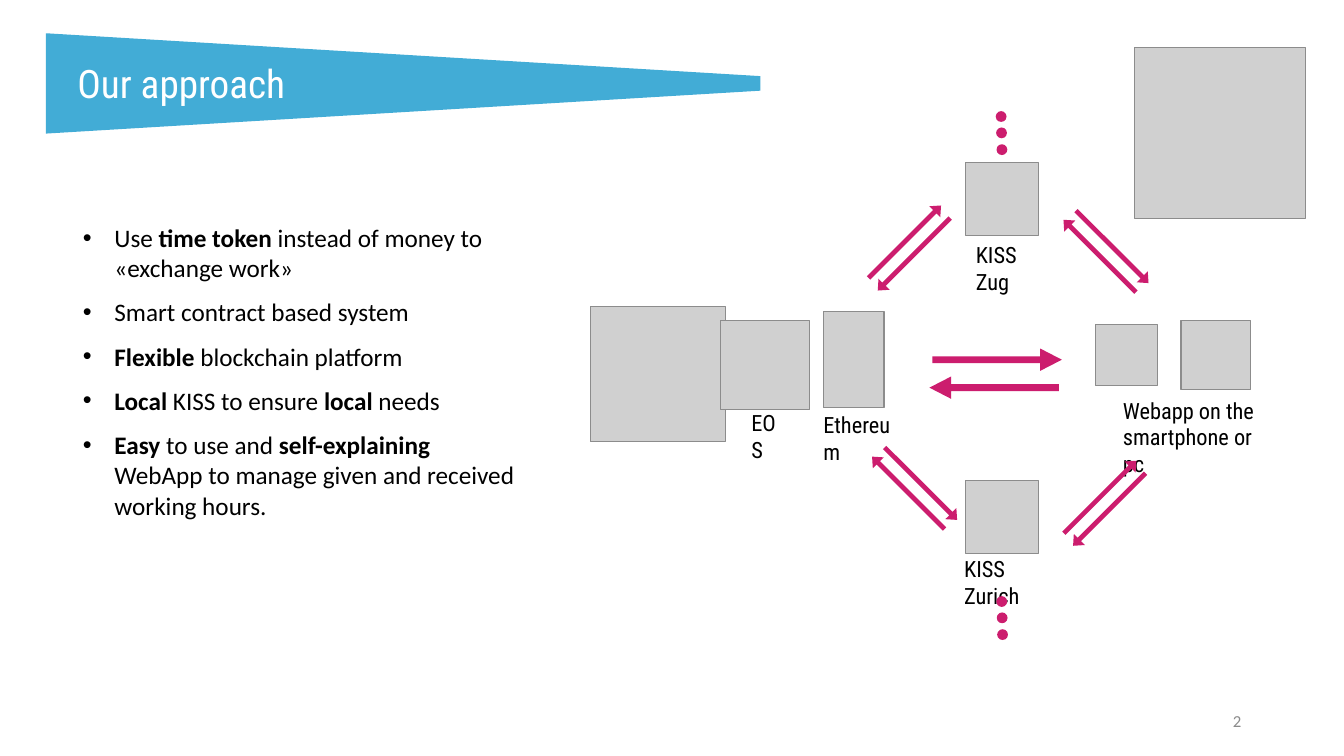
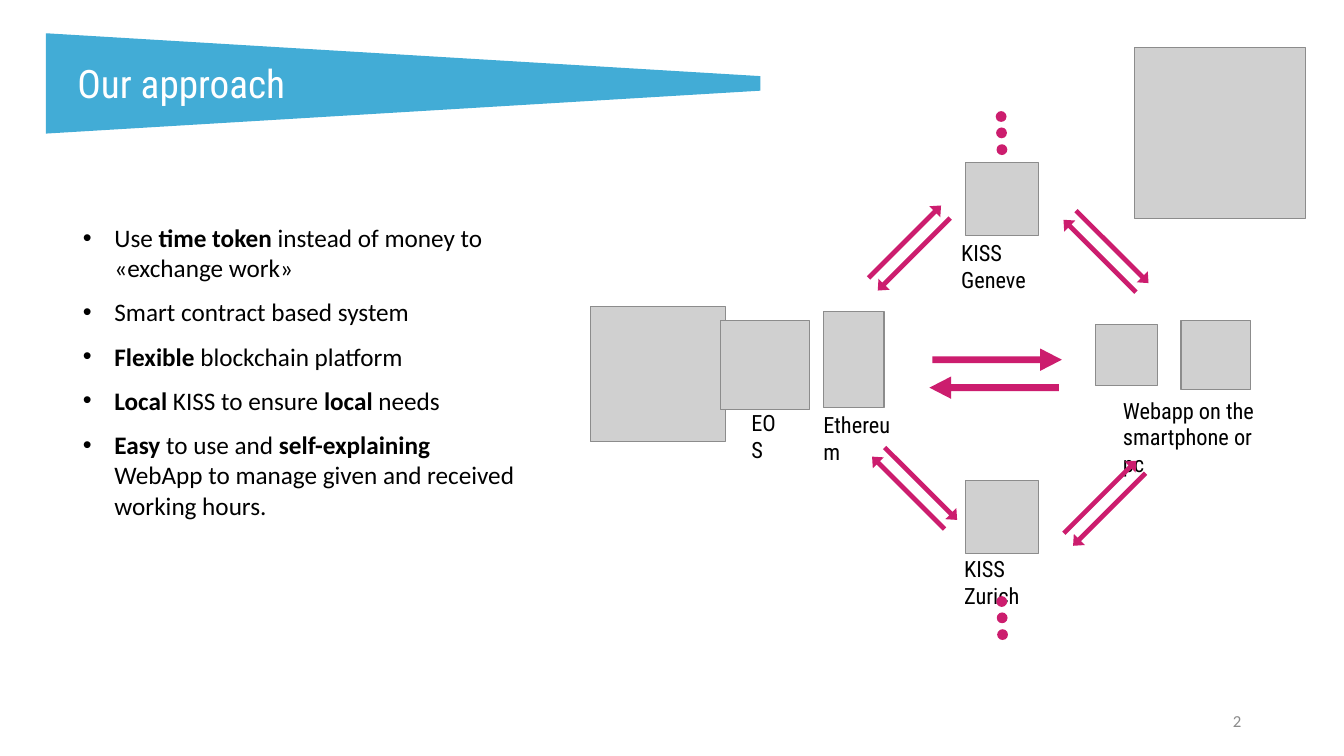
Before and after one commit to betherworld/INplusONE, a slide deck: slide 2 of KISS Challenge Presentation.pptx. Drawn at 1344x756 pixels with LibreOffice and Linux fonts; fonts in the diff are those of the drawing; grey boxes stand for pictures; background and template pictures are left out. Boxes give left, top, right and bottom in pixels: in the first picture for what was removed or moved away, otherwise in the second. Text is boxed around its words. In the diff, an @@ line names an element or a change of style, - is before the commit and + after.

```diff
--- a/KISS Challenge Presentation.pptx
+++ b/KISS Challenge Presentation.pptx
@@ text at box(961, 245, 1026, 289): text changed @@
-KISS Zug
+KISS Geneve
```
Also in this commit, not shown: 1 other slide changed, 2 other files.
